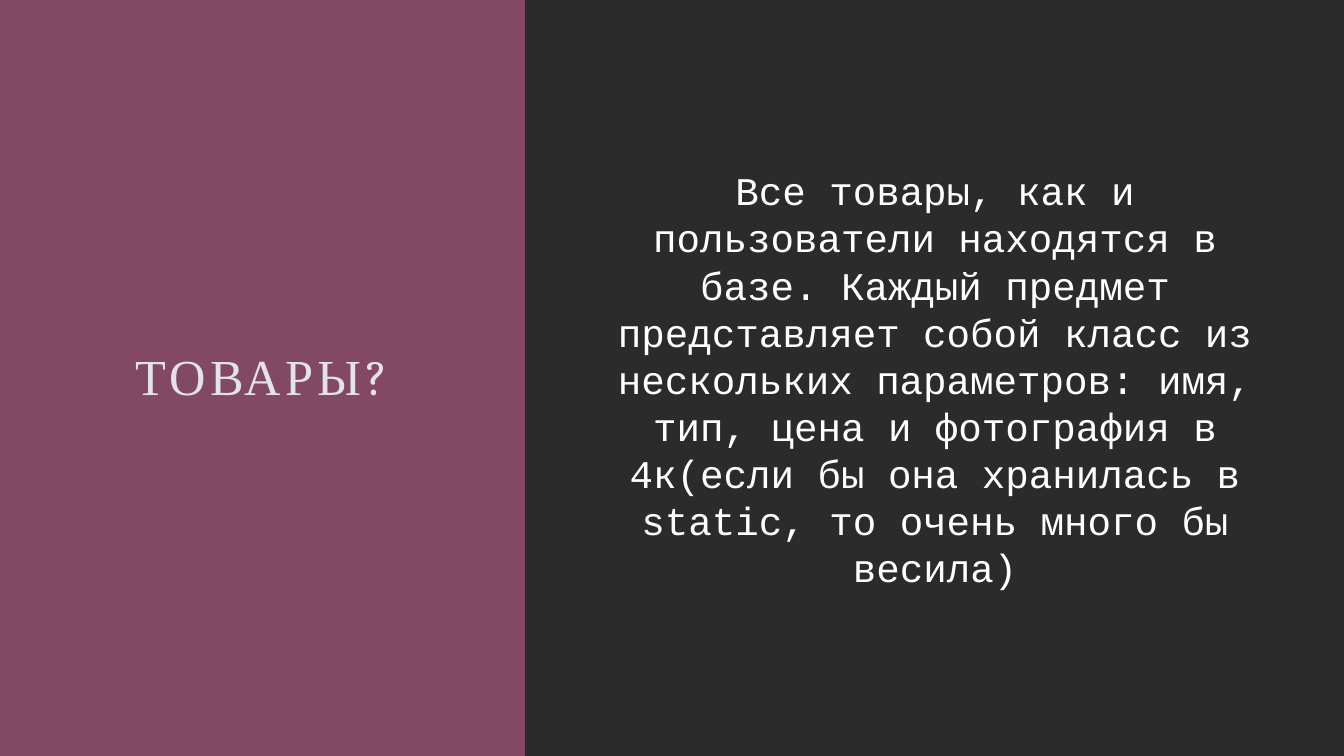
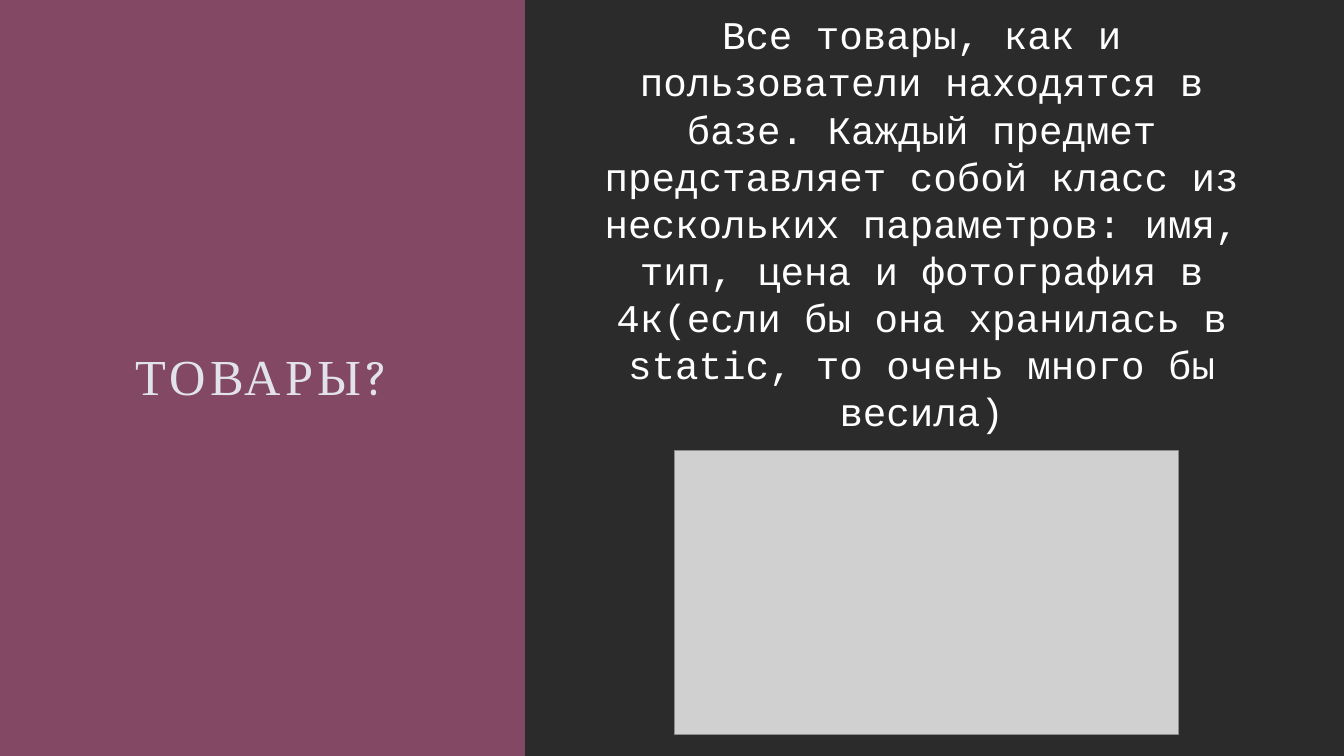
Before and after one commit to Def4ultxD/web, a slide deck: slide 7 of web/Презентация 2 (5).pptx. Drawn at 1344x756 pixels with LibreOffice and Linux fonts; fonts in the diff are those of the drawing; grey boxes stand for pictures; background and template pictures are left out; a plain dark background stands for a picture behind light text. Boxes give left, top, right and bottom in pixels: in the first picture for what was removed or moved away, otherwise in the second. Text is boxed around its words. In the diff, an @@ line names an element or a change of style, - is before the commit and + after.

```diff
--- a/web/Презентация 2 (5).pptx
+++ b/web/Презентация 2 (5).pptx
@@ text "Все товары, как и пользователи ...": place and size @@
-text "Все товары, как и пользователи ..." at [618,179,1252,590]
+text "Все товары, как и пользователи ..." at [605,23,1239,434]
@@ picture added at [675,451,1179,734] @@
```
Also in this commit, not shown: 6 other slides changed, 1 slide added, 1 slide removed.
